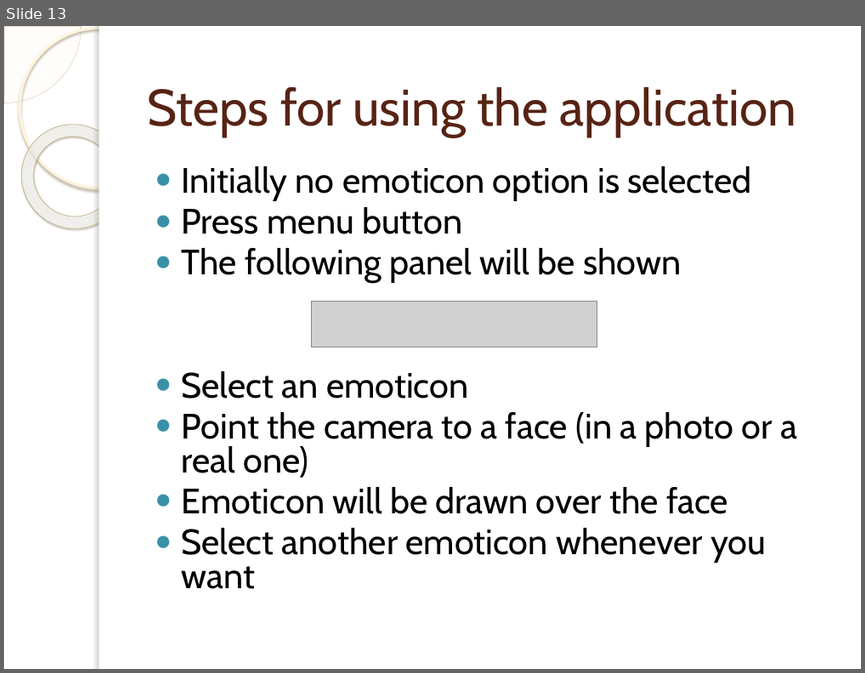
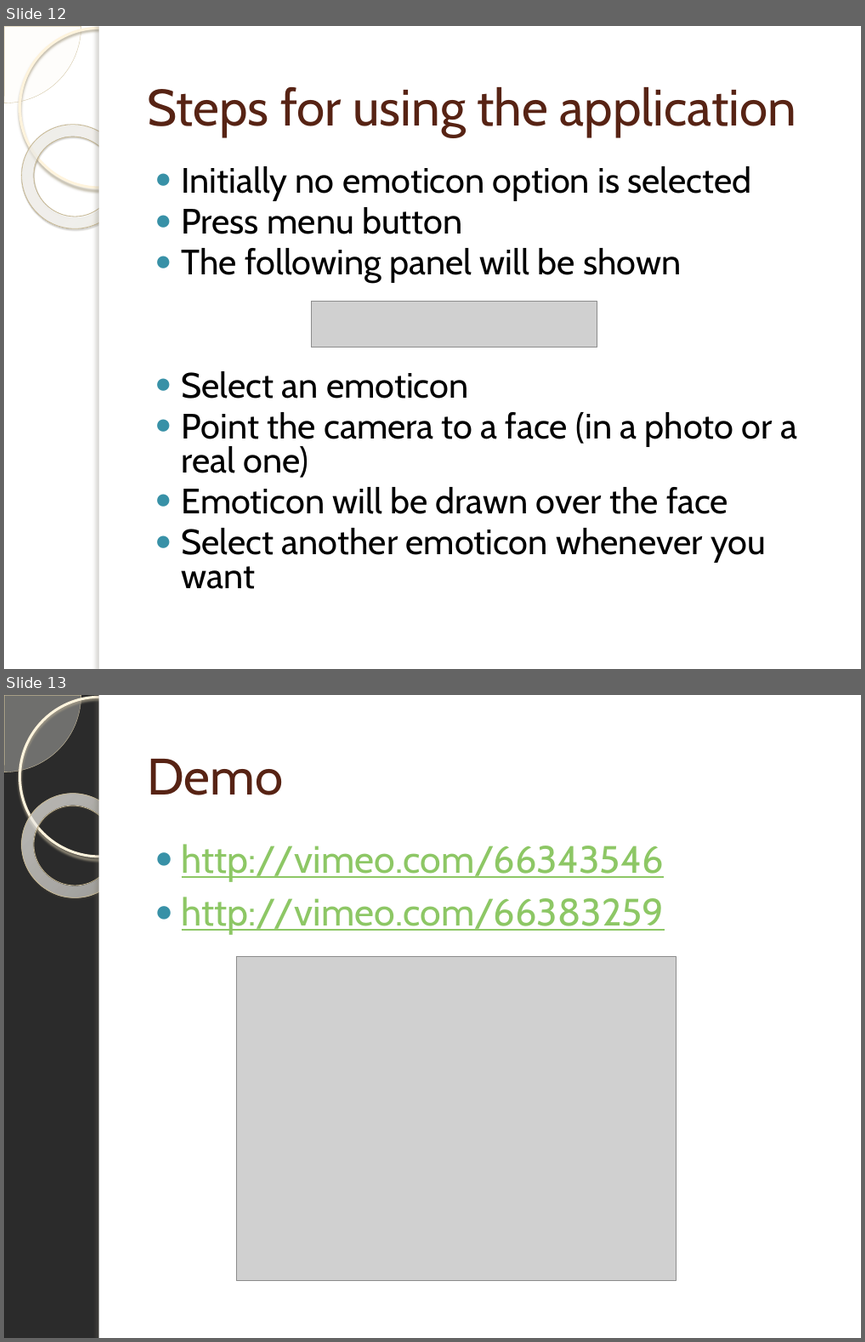
Before and after one commit to desperado1992/ivandroid, a slide deck: Presentacion/doc/EMOTICONIZER.pptx. Shown one above the other, each under a label of ours: slide 13 before the commit, slides 12 and 13 after it. The pictures are 865x673 and 865x1342 pixels, drawn with LibreOffice and Linux fonts; fonts in the diff are those of the drawing; grey boxes stand for pictures; background and template pictures are left out; a plain dark background stands for a picture behind light text. Boxes give left, top, right and bottom in pixels: in the first picture for what was removed or moved away, otherwise in the second. Text is boxed around its words. In the diff, an @@ line names an element or a change of style, - is before the commit and + after.

```diff
--- a/Presentacion/doc/EMOTICONIZER.pptx
+++ b/Presentacion/doc/EMOTICONIZER.pptx
@@ slide 13 added at (4, 695, 861, 1338), background picture (left out); not listed: 5 template elements that a slide beside it also shows @@
@@ title added at (147, 759, 283, 795), 43 pt, text #572314 @@
+Demo
@@ text added at (182, 844, 664, 934), 32 pt, text #8DC765, underline @@
+● http://vimeo.com/66343546
+● http://vimeo.com/66383259
@@ picture added at (237, 956, 676, 1281) @@
@@ what was slide 13 is now slide 12 @@
```
Also in this commit, not shown: 6 slides changed, 3 other slides added, 1 slide removed.
